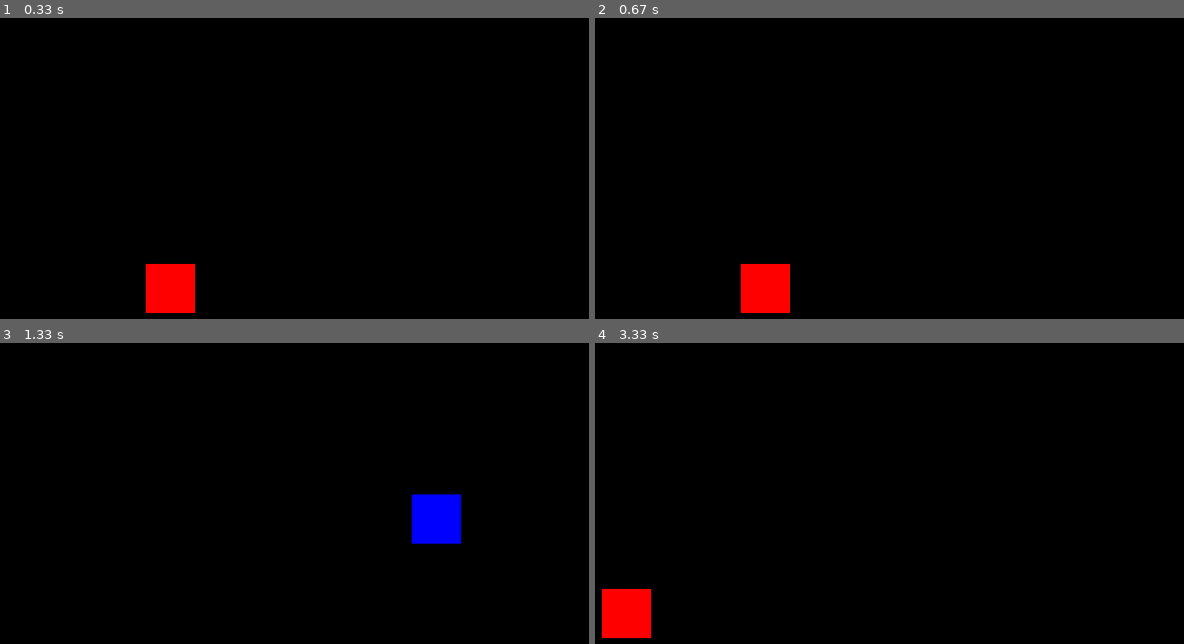
Above: before the commit, frames 1-4 (two rows, left to right).
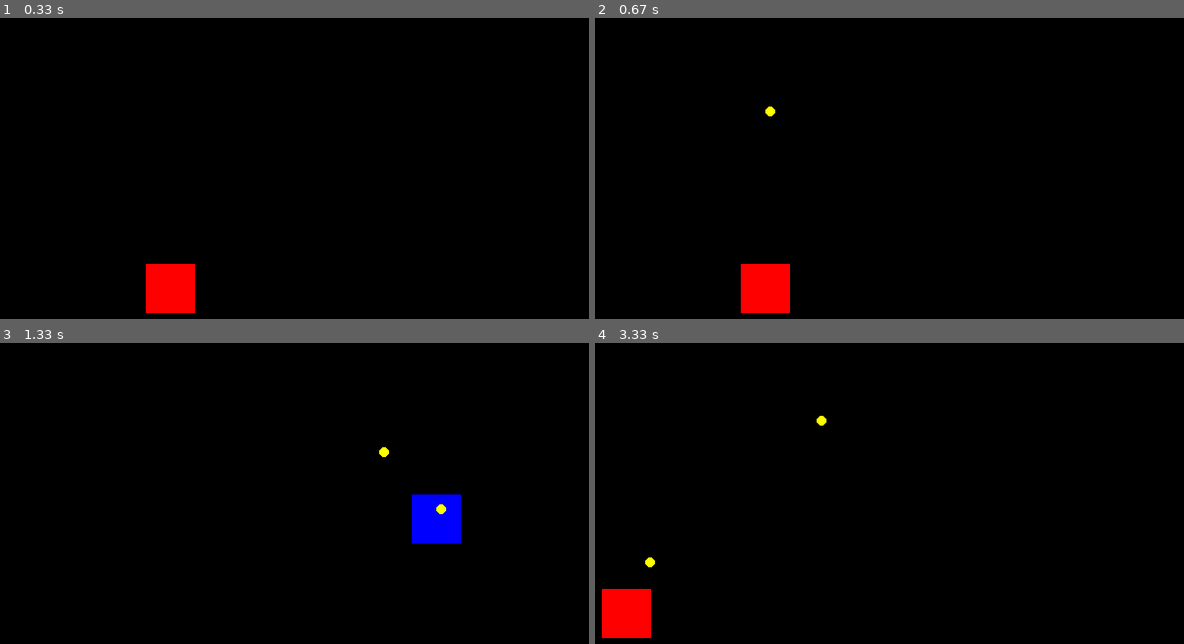
Above: after the commit, the same moments.

Repository: alderaan/Pygame-Space-Invaders
Game: pygame game, started from main.py
The game is run twice, just before and just after one commit, with the same random seed, the same clock (stepped at 60 frames per second) and the same inputs.
Inputs:
- Up to frame 1 (0.33 s): no input
- Up to frame 2 (0.67 s): tap Space at 0.33 s
- Up to frame 3 (1.33 s): hold D 0.67-1.13 s; tap Space at 0.73, 1.03, 1.23 s; hold W from 1.17 s (still down)
- Up to frame 4 (3.33 s): release W at 1.47 s; hold D 1.5-1.97 s; tap Space at 1.57, 1.87, 2.07, 2.37, 2.63, 2.97, 3.27 s; hold A 2-2.53 s; hold S 2.57-2.87 s; hold A 2.9-3.3 s

Frame 1 is identical in both runs. In frame 2, less than 0.1% of the frame differs, in the area x 28-31%, y 29-33%; in frame 3, less than 0.1%, in the area x 64-76%, y 34-57%; in frame 4, less than 0.1%.

Commit message:
implemented shooting logic with gpt4

Diff:
--- /dev/null
+++ b/bullet.py
@@ -0,0 +1,17 @@
+import pygame
+
+
+class Bullet:
+    def __init__(self, x, y):
+        self.rect = pygame.Rect(x, y, 10, 10)
+        self.color = (255, 255, 0)  # Yellow color for the bullet
+        self.speed = 500  # pixels per second
+
+    def move(self, dt):
+        self.rect.move_ip(0, -self.speed * dt)
+
+    def draw(self, screen):
+        pygame.draw.circle(screen, self.color, self.rect.center, self.rect.width // 2)
+
+    def is_off_screen(self, screen_height):
+        return self.rect.bottom < 0
--- a/game.py
+++ b/game.py
@@ -18,9 +18,12 @@
         for event in pygame.event.get():
             if event.type == pygame.QUIT:
                 run = False
+            elif event.type == pygame.KEYDOWN and event.key == pygame.K_SPACE:
+                player.shoot()
 
         keys = pygame.key.get_pressed()
         player.move(dt, keys)
+        player.update_bullets(dt)
 
         screen.fill((0, 0, 0))
         player.draw(screen)
--- a/player.py
+++ b/player.py
@@ -8,12 +8,14 @@
     COLOR_3,
     COLOR_4,
 )
+from bullet import Bullet
 
 
 class Player:
     def __init__(self, x, y, width, height):
         self.rect = pygame.Rect(x, y, width, height)
         self.color = COLOR_1
+        self.bullets = []
 
     def move(self, dt, keys):
         if keys[pygame.K_a]:
@@ -41,5 +43,18 @@
         if self.rect.bottom > SCREEN_HEIGHT:
             self.rect.bottom = SCREEN_HEIGHT
 
+    def shoot(self):
+        bullet = Bullet(self.rect.centerx, self.rect.top)
+        self.bullets.append(bullet)
+
+    def update_bullets(self, dt):
+        for bullet in self.bullets:
+            bullet.move(dt)
+        self.bullets = [
+            bullet for bullet in self.bullets if not bullet.is_off_screen(SCREEN_HEIGHT)
+        ]
+
     def draw(self, screen):
         pygame.draw.rect(screen, self.color, self.rect)
+        for bullet in self.bullets:
+            bullet.draw(screen)
